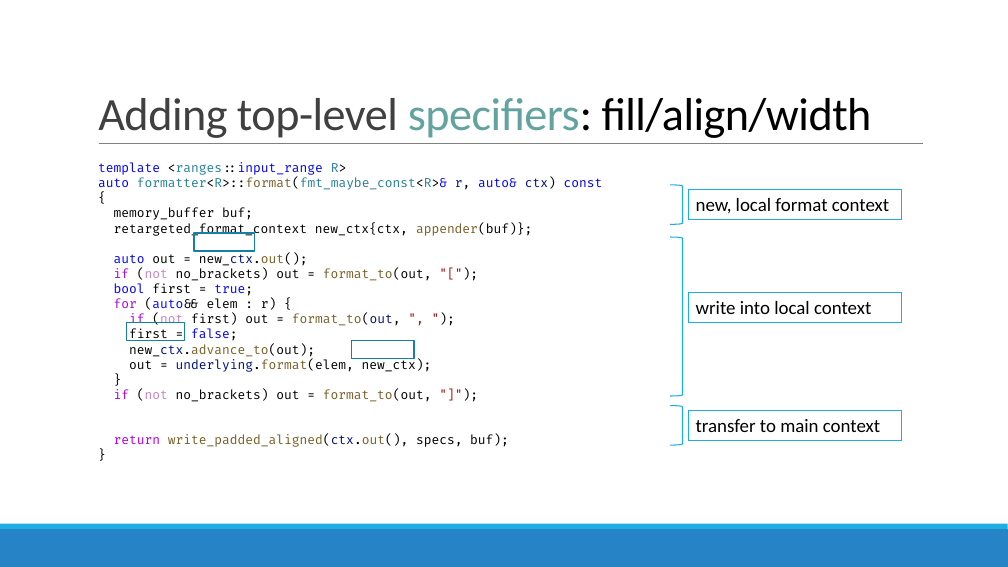
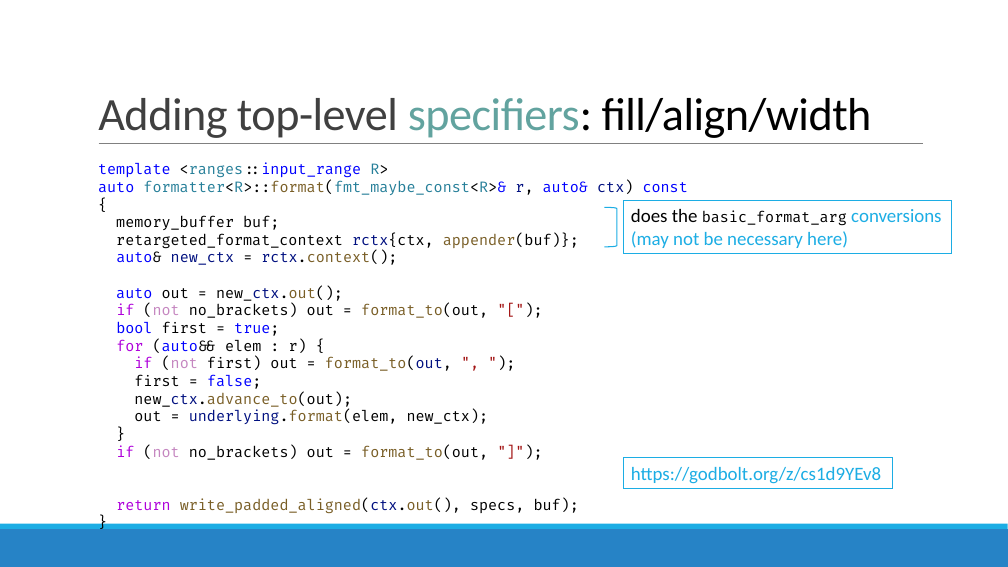
Before and after one commit to brevzin/cpp_proposals, a slide deck: slide 145 of talks/202209_cppcon/The Surprising Complexity of Formatting Ranges.pptx (slide 118 before the commit). Drawn at 1008x567 pixels with LibreOffice and Linux fonts; fonts in the diff are those of the drawing. Boxes give left, top, right and bottom in pixels: in the first picture for what was removed or moved away, otherwise in the second. Text is boxed around its words. In the diff, an @@ line names an element or a change of style, - is before the commit and + after.

```diff
--- a/talks/202209_cppcon/The Surprising Complexity of Formatting Ranges.pptx
+++ b/talks/202209_cppcon/The Surprising Complexity of Formatting Ranges.pptx
@@ text at <box>98,162,688,513</box>: size 12 to 14 pt in "template <ranges::input_range R>", "auto formatter<R>::format(fmt_maybe_const<R>& r, auto& ctx)  ...", "memory_buffer buf;", "auto out = new_ctx.out();" and 11 more places @@
@@ right bracket: place and size @@
-right bracket at <box>670,185,682,225</box>
+right bracket at <box>605,207,617,247</box>
@@ rectangle added at <box>624,200,952,254</box>, outline #1CADE4 0.75 pt, 18 pt, text #1CADE4 @@
+does the basic_format_arg conversions
+(may not be necessary here)
@@ rectangle removed at <box>688,189,902,219</box> @@
-new, local format context
@@ text at <box>116,233,579,265</box>: text changed; size 12 to 14 pt @@
-retargeted_format_context new_ctx{ctx, appender(buf)};
+retargeted_format_context rctx{ctx, appender(buf)};
+auto& new_ctx = rctx.context();
@@ rectangle removed at <box>194,233,255,251</box> @@
@@ right bracket removed at <box>670,237,682,396</box> @@
@@ rectangle removed at <box>688,293,902,323</box> @@
-write into local context
@@ rectangle removed at <box>126,323,185,341</box> @@
@@ rectangle removed at <box>352,341,414,359</box> @@
@@ right bracket removed at <box>670,406,682,445</box> @@
@@ rectangle removed at <box>688,410,902,440</box> @@
-transfer to main context
@@ rectangle added at <box>624,458,893,488</box>, outline #1CADE4 0.75 pt, 18 pt, text #1CADE4 @@
+https://godbolt.org/z/cs1d9YEv8
```
Also in this commit, not shown: 59 other slides changed, 38 slides added, 11 slides removed.
